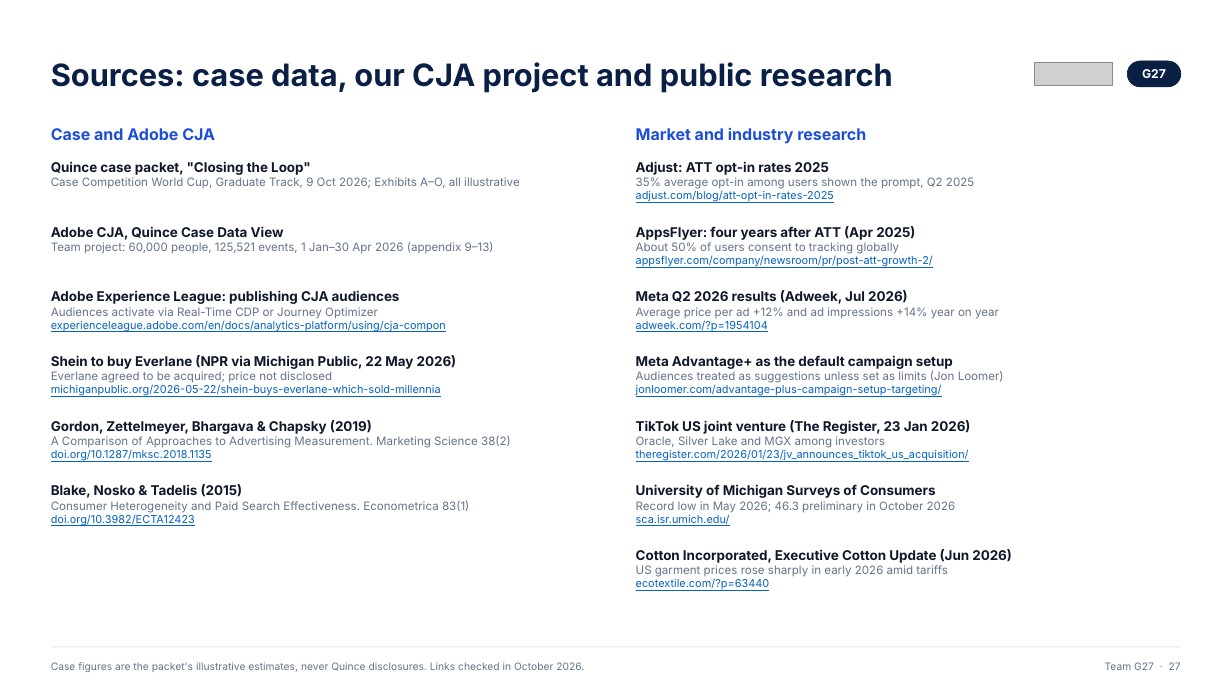
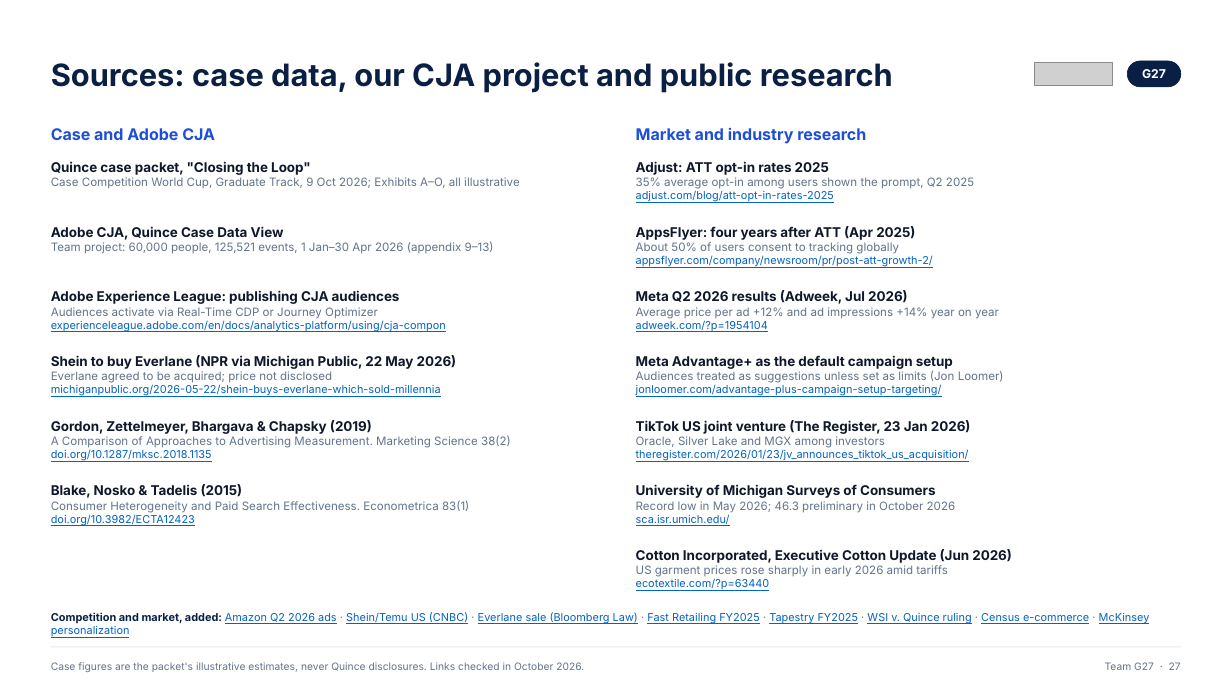
Before and after one commit to ANNYM25/Quince, a slide deck: slide 27 of deck/Team G27.pptx. Drawn at 1232x693 pixels with LibreOffice and Linux fonts; fonts in the diff are those of the drawing; grey boxes stand for pictures. Boxes give left, top, right and bottom in pixels: in the first picture for what was removed or moved away, otherwise in the second. Text is boxed around its words. In the diff, an @@ line names an element or a change of style, - is before the commit and + after.

```diff
--- a/deck/Team G27.pptx
+++ b/deck/Team G27.pptx
@@ text added at box(51, 612, 1150, 636), 8.5 pt, text #0563C1, underline @@
+Competition and market, added: Amazon Q2 2026 ads · Shein/Temu US (CNBC) · Everlane sale (Bloomberg Law) · Fast Retailing FY2025 · Tapestry FY2025 · WSI v. Quince ruling · Census e-commerce · McKinsey personalization
```
Also in this commit, not shown: 5 other slides changed, 2 slides added, 2 slides removed, 2 other files.
